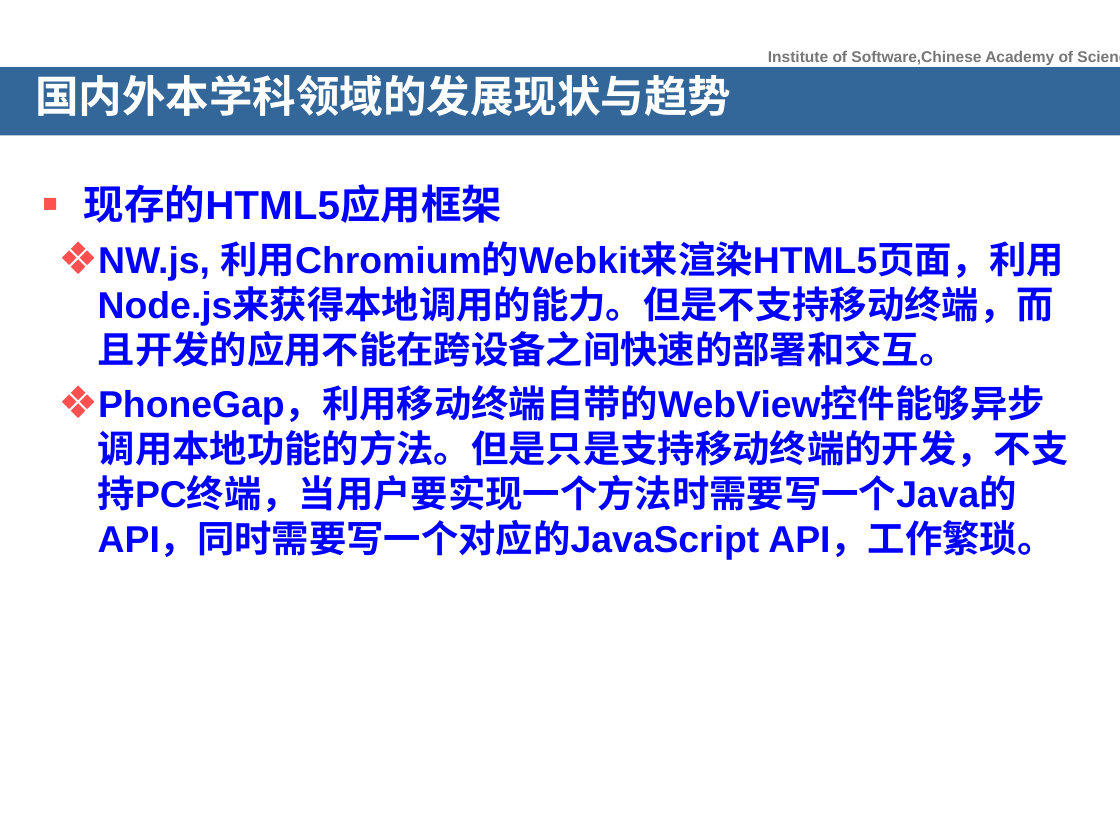
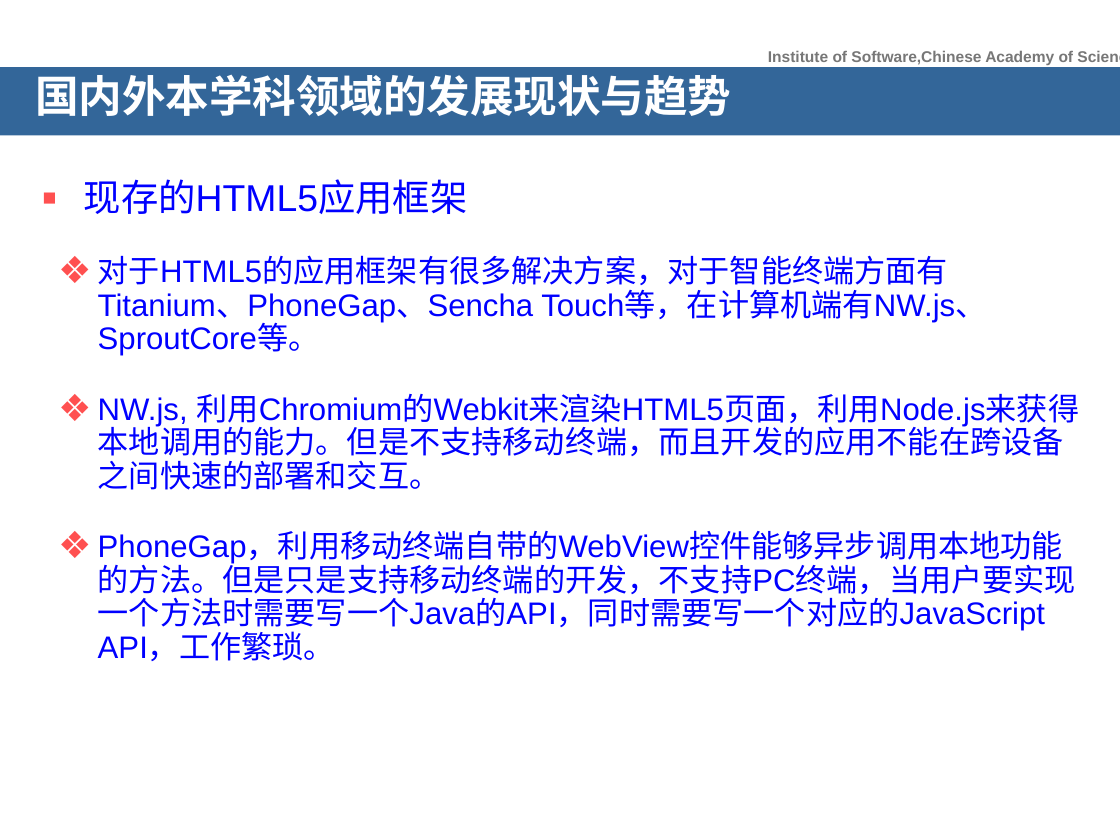
Before and after one commit to songxiaoyuan/MyOrdinaryFiles, a slide deck: slide 8 of 开题报告/开题报告_宋小远.ppt. Drawn at 1120x840 pixels with LibreOffice and Linux fonts; fonts in the diff are those of the drawing; background and template pictures are left out. Boxes give left, top, right and bottom in pixels: in the first picture for what was removed or moved away, otherwise in the second. Text is boxed around its words. In the diff, an @@ line names an element or a change of style, - is before the commit and + after.

```diff
--- a/开题报告/开题报告_宋小远.ppt
+++ b/开题报告/开题报告_宋小远.ppt
@@ text at bbox=[84, 179, 1079, 661]: size 26 to 24 pt in "现存的HTML5应用框架"; bold off in "现存的HTML5应用框架", "NW.js, 利用Chromium的Webkit来渲染HTML5页面，利用Node.js来获得本地调用的能力。但是不支持 ...", "PhoneGap，利用移动终端自带的WebView控件能够异步调用本地功能的方法。但是只是支持移动终端的开发，不支持PC ..."; size 24 to 20 pt in "NW.js, 利用Chromium的Webkit来渲染HTML5页面，利用Node.js来获得本地调用的能力。但是不支持 ...", "PhoneGap，利用移动终端自带的WebView控件能够异步调用本地功能的方法。但是只是支持移动终端的开发，不支持PC ..."; line spacing 1 to 0.9; less space between paragraphs @@
@@ text at bbox=[98, 255, 986, 356]: paragraph added @@
+  ❖ 对于HTML5的应用框架有很多解决方案，对于智能终端方面有Titanium、PhoneGap、Sencha Touch等，在计算机端有NW.js、SproutCore等。
```
Also in this commit, not shown: 7 other slides changed, 12 slides added, 12 slides removed, 15 other files.
